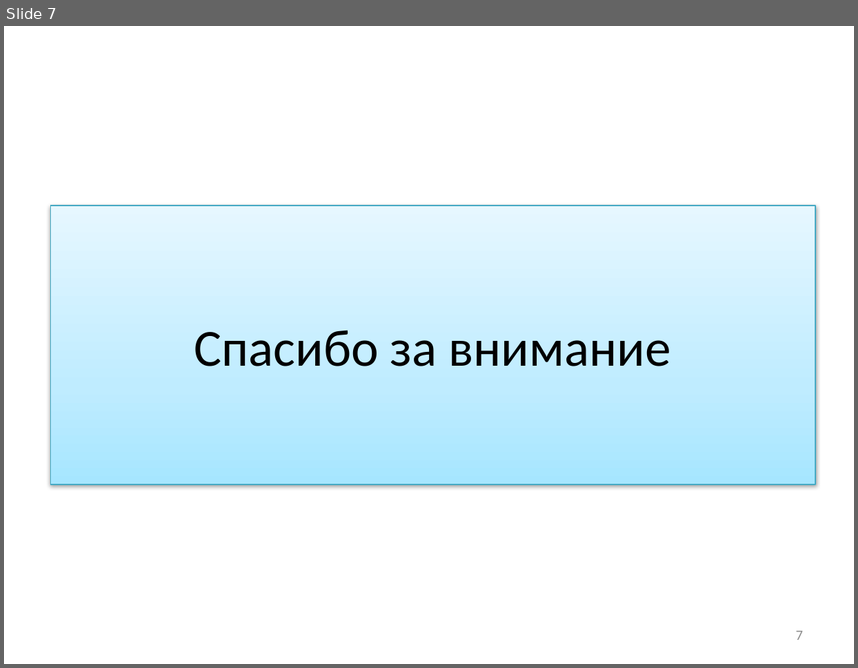
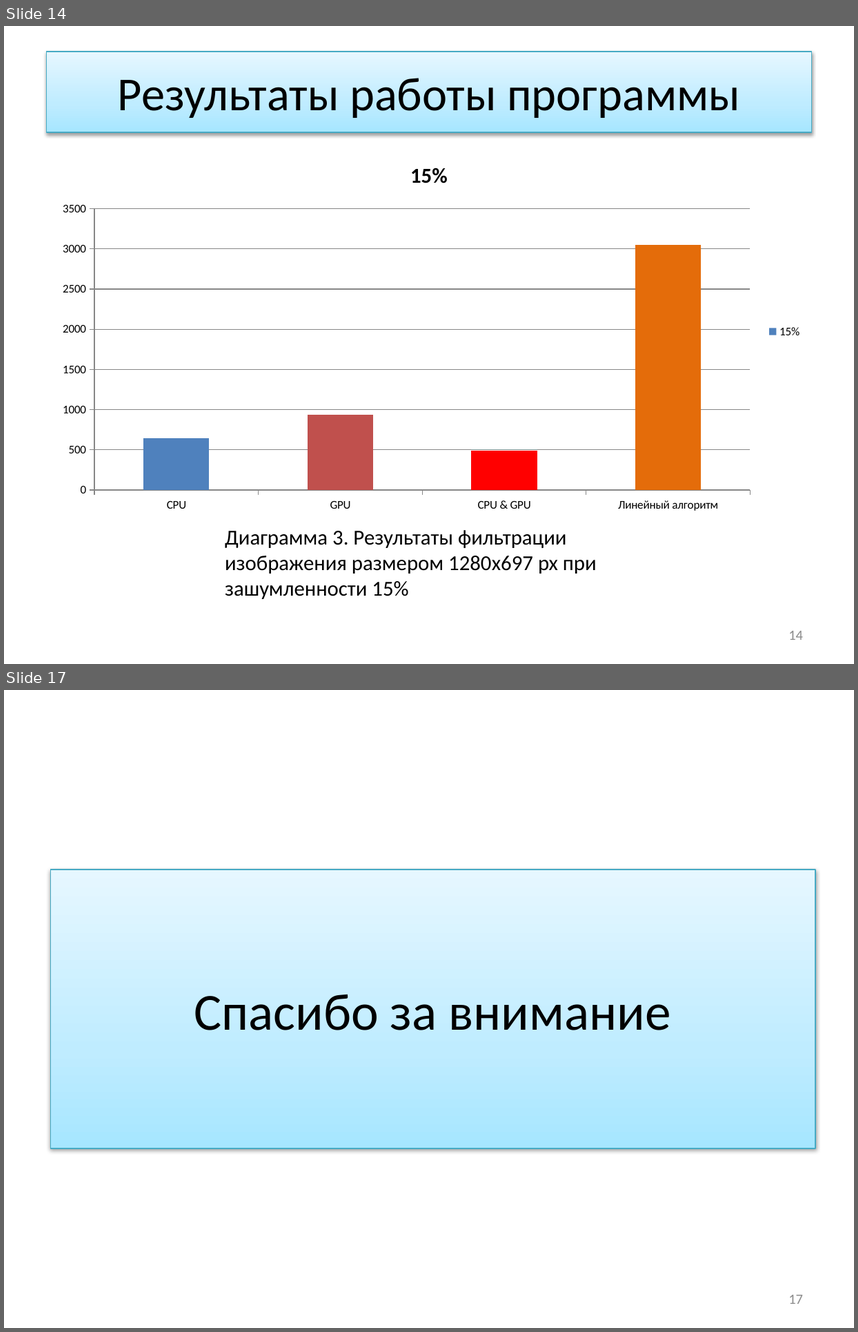
Before and after one commit to ustadenis/OpenCLImageFilter, a slide deck: Diplom/Презентация.pptx. Shown one above the other, each under a label of ours: slide 7 before the commit, slides 14 and 17 after it; the slides between them are not shown. The pictures are 858x668 and 858x1332 pixels, drawn with LibreOffice and Linux fonts; fonts in the diff are those of the drawing. Boxes give left, top, right and bottom in pixels: in the first picture for what was removed or moved away, otherwise in the second. Text is boxed around its words. In the diff, an @@ line names an element or a change of style, - is before the commit and + after.

```diff
--- a/Diplom/Презентация.pptx
+++ b/Diplom/Презентация.pptx
@@ slide 14 added at [4, 26, 854, 664], background #FFFFFF @@
@@ title added at [47, 52, 811, 132], fill gradient #A7E6FF to #C1EDFF to #E7F8FF, outline #46AAC5 0.75 pt, 40 pt, text #000000 @@
+Результаты работы программы
@@ column chart added at [47, 144, 811, 519] @@
+title "15%"
+categories: CPU, GPU, CPU & GPU, Линейный алгоритм
+15%: 600, 900, 500, 3100
@@ text added at [225, 530, 597, 599], 18 pt, text #000000 @@
+Диаграмма 3. Результаты фильтрации изображения размером 1280x697 px при зашумленности 15%
@@ page number added at [789, 630, 803, 639], 12 pt, text #8C8C8C @@
+14
@@ what was slide 7 is now slide 17 @@
@@ page number at [789, 1294, 803, 1303]: text changed @@
-7
+17
```
Also in this commit, not shown: 3 slides changed, 9 other slides added.
